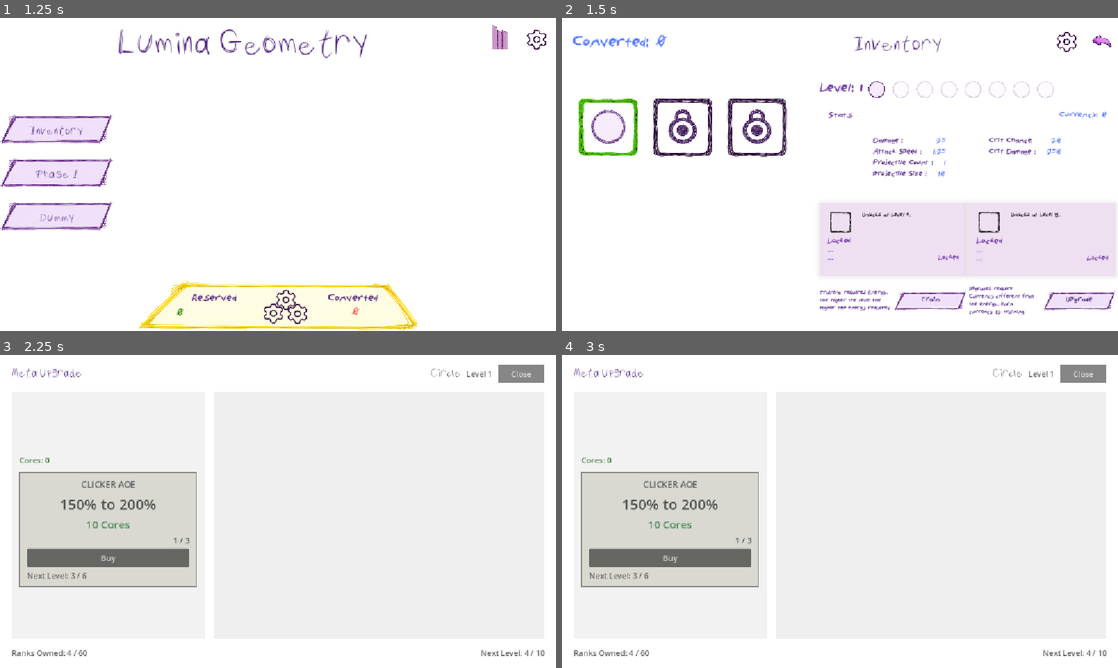
Above: before the commit, frames 1-4 (two rows, left to right).
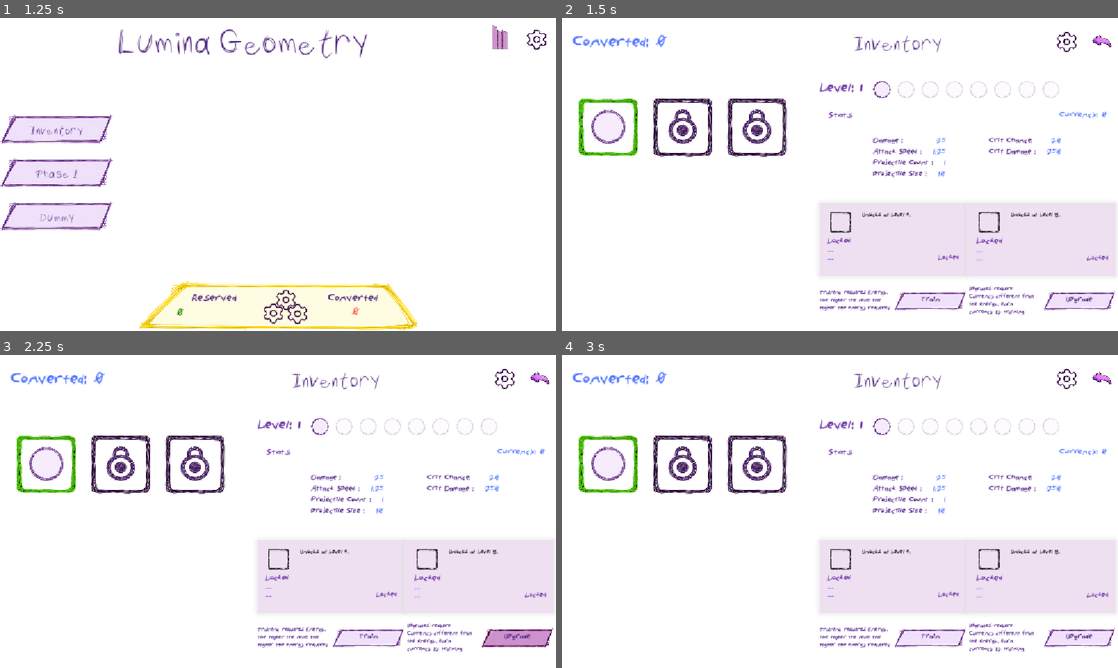
Above: after the commit, the same moments.

Repository: bharadwajaaniseti/lumina-geometry
Game: Godot game, scene res://scenes/menu/Menu.tscn
The game is run twice, just before and just after one commit, with the same random seed, the same clock (stepped at 60 frames per second) and the same inputs.
Inputs (mouse positions are in pixels of both pictures, inside the frame that each line leads up to):
- Up to frame 1 (1.25 s): click (500, 39) at 0.5 s
- Up to frame 2 (1.5 s): click "Inventory" at 1.25 s
- Up to frame 3 (2.25 s): click "Upgrade" at 2 s
- Up to frame 4 (3 s): click (606, 464) at 2.75 s

Frame 1 is identical in both runs. In frame 2, 0.4% of the frame differs, in the area x 55-90%, y 20-26%; in frame 3, 18%, in the area x 1-100%, y 3-97%; in frame 4, 18%.
Error before the commit: Invalid call. Nonexistent function 'get_shape_node_rank' in base 'Node (GameState)'. (res://scripts/ui/meta/meta_tree_screen.gd:280)

Commit message:
working on Hover tooltip before proceeding with other things.

Diff:
--- /dev/null
+++ b/core/autoload/hover_card_global.gd
@@ -0,0 +1,162 @@
+extends CanvasLayer
+
+@export var tooltip_offset: Vector2 = Vector2(0, -14)
+@export var appear_distance: float = 8.0
+@export var enter_time: float = 0.16
+@export var exit_time: float = 0.12
+@export var max_width: float = 420.0
+@export var screen_padding: float = 12.0
+
+@export var background_texture: Texture2D = preload("res://assets/sprites/ui/panels/234x62 yellowhover.png")
+@export var font_file: Font = preload("res://assets/fonts/ScribblesJE.ttf")
+@export var font_size: int = 24
+@export var font_color: Color = Color("6d356f")
+
+@export var text_padding_left: float = 20.0
+@export var text_padding_top: float = 15.0
+@export var text_padding_right: float = 20.0
+@export var text_padding_bottom: float = 15.0
+
+var card: TextureRect
+var message: Label
+var tween: Tween
+
+var _target_control: Control = null
+var _showing: bool = false
+var _base_position: Vector2 = Vector2.ZERO
+
+func _ready() -> void:
+	layer = 100
+
+	card = TextureRect.new()
+	card.name = "HoverCard"
+	card.visible = false
+	card.mouse_filter = Control.MOUSE_FILTER_IGNORE
+	card.modulate = Color(1, 1, 1, 0)
+	card.position = Vector2.ZERO
+	card.size = Vector2.ZERO
+	card.texture = background_texture
+	card.stretch_mode = TextureRect.STRETCH_SCALE
+	card.expand_mode = TextureRect.EXPAND_IGNORE_SIZE
+
+	message = Label.new()
+	message.mouse_filter = Control.MOUSE_FILTER_IGNORE
+	message.autowrap_mode = TextServer.AUTOWRAP_WORD_SMART
+	message.horizontal_alignment = HORIZONTAL_ALIGNMENT_CENTER
+	message.vertical_alignment = VERTICAL_ALIGNMENT_CENTER
+
+	if font_file != null:
+		message.add_theme_font_override("font", font_file)
+
+	message.add_theme_font_size_override("font_size", font_size)
+	message.add_theme_color_override("font_color", font_color)
+
+	add_child(card)
+	card.add_child(message)
+
+func show_card(text: String, anchor_control: Control, custom_offset: Vector2 = Vector2.ZERO) -> void:
+	if anchor_control == null:
+		return
+
+	_target_control = anchor_control
+	message.text = text
+
+	_refresh_size()
+
+	var pos: Vector2 = _get_tooltip_position(anchor_control, custom_offset)
+	_base_position = pos
+
+	card.position = pos + Vector2(0, appear_distance)
+	card.scale = Vector2(0.98, 0.98)
+	card.visible = true
+	_showing = true
+
+	if tween != null and tween.is_valid():
+		tween.kill()
+
+	tween = create_tween()
+	tween.set_parallel(true)
+	tween.set_trans(Tween.TRANS_CUBIC)
+	tween.set_ease(Tween.EASE_OUT)
+	tween.tween_property(card, "position", _base_position, enter_time)
+	tween.tween_property(card, "scale", Vector2.ONE, enter_time)
+	tween.tween_property(card, "modulate:a", 1.0, enter_time)
+
+func hide_card() -> void:
+	if not _showing:
+		return
+
+	_showing = false
+
+	if tween != null and tween.is_valid():
+		tween.kill()
+
+	tween = create_tween()
+	tween.set_parallel(true)
+	tween.set_trans(Tween.TRANS_CUBIC)
+	tween.set_ease(Tween.EASE_IN)
+	tween.tween_property(card, "position", _base_position + Vector2(0, 6), exit_time)
+	tween.tween_property(card, "scale", Vector2(0.98, 0.98), exit_time)
+	tween.tween_property(card, "modulate:a", 0.0, exit_time)
+
+	await tween.finished
+
+	if not _showing:
+		card.visible = false
+		_target_control = null
+
+func _process(_delta: float) -> void:
+	if not _showing:
+		return
+
+	if is_instance_valid(_target_control):
+		card.position = _get_tooltip_position(_target_control)
+
+func _refresh_size() -> void:
+	var font_ref: Font = message.get_theme_font("font")
+	var current_font_size: int = message.get_theme_font_size("font_size")
+
+	var text_size: Vector2 = font_ref.get_multiline_string_size(
+		message.text,
+		HORIZONTAL_ALIGNMENT_CENTER,
+		max_width,
+		current_font_size
+	)
+
+	var final_width: float = text_size.x + text_padding_left + text_padding_right
+	var final_height: float = text_size.y + text_padding_top + text_padding_bottom
+
+	card.size = Vector2(final_width, final_height)
+
+	message.position = Vector2(text_padding_left, text_padding_top)
+	message.size = Vector2(
+		final_width - text_padding_left - text_padding_right,
+		final_height - text_padding_top - text_padding_bottom
+	)
+
+func _get_tooltip_position(control: Control, custom_offset: Vector2 = Vector2.ZERO) -> Vector2:
+	var rect: Rect2 = control.get_global_rect()
+	var tooltip_size: Vector2 = card.size
+
+	var above: Vector2 = Vector2(
+		rect.position.x + (rect.size.x * 0.5) - (tooltip_size.x * 0.5),
+		rect.position.y - tooltip_size.y - 10.0
+	) + tooltip_offset + custom_offset
+
+	if above.y < screen_padding:
+		var below: Vector2 = Vector2(
+			rect.position.x + (rect.size.x * 0.5) - (tooltip_size.x * 0.5),
+			rect.position.y + rect.size.y + 10.0
+		) + tooltip_offset + custom_offset
+		return _clamp_to_viewport(below)
+
+	return _clamp_to_viewport(above)
+
+func _clamp_to_viewport(pos: Vector2) -> Vector2:
+	var viewport_rect: Rect2 = get_viewport().get_visible_rect()
+	var tooltip_size: Vector2 = card.size
+
+	pos.x = clamp(pos.x, screen_padding, viewport_rect.size.x - tooltip_size.x - screen_padding)
+	pos.y = clamp(pos.y, screen_padding, viewport_rect.size.y - tooltip_size.y - screen_padding)
+
+	return pos
--- /dev/null
+++ b/core/autoload/hover_card_global.tscn
@@ -0,0 +1,6 @@
+[gd_scene format=3 uid="uid://behj7xrfjae3e"]
+
+[ext_resource type="Script" uid="uid://cnygt2vfy220e" path="res://core/autoload/hover_card_global.gd" id="1_mpsvy"]
+
+[node name="HoverCardGlobal" type="CanvasLayer" unique_id=540467073]
+script = ExtResource("1_mpsvy")
--- a/project.godot
+++ b/project.godot
@@ -24,6 +24,7 @@
 Save_Manager="*uid://dv4brm0oktm40"
 Game_State="*uid://doo0tf0amai5y"
 Runtime="*uid://hrjjtmurhlta"
+HoverCardGlobal="*uid://behj7xrfjae3e"
 
 [display]
 
--- a/scenes/inventory/inventory.tscn
+++ b/scenes/inventory/inventory.tscn
@@ -192,14 +192,16 @@
 layout_mode = 2
 
 [node name="LevelLabel" type="Label" parent="SafeMargin/MainVBox/ContentRow/RightPanel/Unlocked/LevelRow" unique_id=1658188023]
+custom_minimum_size = Vector2(100, 0)
 layout_mode = 2
 theme_override_colors/font_color = Color(0.42352942, 0.2, 0.65882355, 1)
 theme_override_fonts/font = ExtResource("4_e5gw1")
 theme_override_font_sizes/font_size = 30
-text = "Level:"
+text = "Level: 15"
 vertical_alignment = 1
 
 [node name="LevelBoxes" type="HBoxContainer" parent="SafeMargin/MainVBox/ContentRow/RightPanel/Unlocked/LevelRow" unique_id=1607693609]
+custom_minimum_size = Vector2(500, 0)
 layout_mode = 2
 theme_override_constants/separation = 0
 
@@ -294,6 +296,7 @@
 theme_override_font_sizes/font_size = 18
 text = "Currency: 250"
 horizontal_alignment = 2
+vertical_alignment = 1
 
 [node name="StatsColumns" type="HBoxContainer" parent="SafeMargin/MainVBox/ContentRow/RightPanel/Unlocked/StatsPanel/StatsMargin/StatsVBox" unique_id=339173488]
 layout_mode = 2
@@ -754,6 +757,7 @@
 vertical_alignment = 1
 
 [node name="MetaTreeScreen" parent="." unique_id=768639228 instance=ExtResource("21_0tixx")]
+visible = false
 layout_mode = 1
 block_scene = ExtResource("22_no80g")
 
--- a/scenes/menu/Menu.tscn
+++ b/scenes/menu/Menu.tscn
@@ -13,6 +13,7 @@
 [ext_resource type="Texture2D" uid="uid://dwtrx7t3n44g8" path="res://assets/sprites/ui/panels/587x104 converter panel.png" id="7_7hi2l"]
 [ext_resource type="FontFile" uid="uid://b52nimiwgwkwt" path="res://assets/fonts/ScribblesJE.ttf" id="8_bi4n3"]
 [ext_resource type="PackedScene" uid="uid://ceshfkigh2nsw" path="res://scenes/ui/GearGroup.tscn" id="8_tk7dy"]
+[ext_resource type="Script" uid="uid://cvxmb6ob2l5fm" path="res://scripts/ui/shared/hover_hint.gd" id="11_cjuhj"]
 
 [node name="Menu" type="Control" unique_id=1500478102]
 layout_mode = 3
@@ -205,6 +206,8 @@
 texture_hover = ExtResource("5_7hi2l")
 texture_disabled = ExtResource("6_tk7dy")
 texture_focused = ExtResource("4_wt574")
+script = ExtResource("11_cjuhj")
+hover_text = "Placeholder button for future content."
 
 [node name="Label" type="Label" parent="SideMargin/VBoxContainer/DummyBtnWrap" unique_id=717767359]
 layout_mode = 1
--- a/scripts/main/inventory.gd
+++ b/scripts/main/inventory.gd
@@ -367,22 +367,22 @@
 		print("UPGRADE: shape is locked")
 		return
 
-	if meta_tree_screen == null:
-		print("UPGRADE: MetaTreeScreen node is missing")
-		push_warning("MetaTreeScreen node is missing from Inventory scene.")
-		return
-
-	print("UPGRADE: MetaTreeScreen found = ", meta_tree_screen.name)
-
-	var tree_def: ShapeMetaTreeDef = _get_meta_tree_def_for_shape(def.id)
-	if tree_def == null:
-		print("UPGRADE: no ShapeMetaTreeDef for shape = ", def.id)
-		push_warning("No ShapeMetaTreeDef assigned for shape: %s" % def.id)
-		return
-
-	print("UPGRADE: opening meta tree for = ", tree_def.shape_id)
-	meta_tree_screen.open_for_shape(def, tree_def)
-	print("UPGRADE: meta tree visible = ", meta_tree_screen.visible)
+	#if meta_tree_screen == null:
+		#print("UPGRADE: MetaTreeScreen node is missing")
+		#push_warning("MetaTreeScreen node is missing from Inventory scene.")
+		#return
+#
+	#print("UPGRADE: MetaTreeScreen found = ", meta_tree_screen.name)
+#
+	#var tree_def: ShapeMetaTreeDef = _get_meta_tree_def_for_shape(def.id)
+	#if tree_def == null:
+		#print("UPGRADE: no ShapeMetaTreeDef for shape = ", def.id)
+		#push_warning("No ShapeMetaTreeDef assigned for shape: %s" % def.id)
+		#return
+#
+	#print("UPGRADE: opening meta tree for = ", tree_def.shape_id)
+	#meta_tree_screen.open_for_shape(def, tree_def)
+	#print("UPGRADE: meta tree visible = ", meta_tree_screen.visible)
 
 
 func _on_locked_phase_button_pressed() -> void:
--- /dev/null
+++ b/scripts/ui/shared/hover_hint.gd
@@ -0,0 +1,17 @@
+extends Control
+class_name HoverHint
+
+@export_multiline var hover_text: String = ""
+@export var hover_offset: Vector2 = Vector2.ZERO
+
+func _ready() -> void:
+	mouse_entered.connect(_on_mouse_entered)
+	mouse_exited.connect(_on_mouse_exited)
+
+func _on_mouse_entered() -> void:
+	if hover_text.strip_edges().is_empty():
+		return
+	HoverCardGlobal.show_card(hover_text, self, hover_offset)
+
+func _on_mouse_exited() -> void:
+	HoverCardGlobal.hide_card()
Not shown, added: core/autoload/hover_card_global.gd.uid
Not shown, added: scripts/ui/shared/hover_hint.gd.uid
